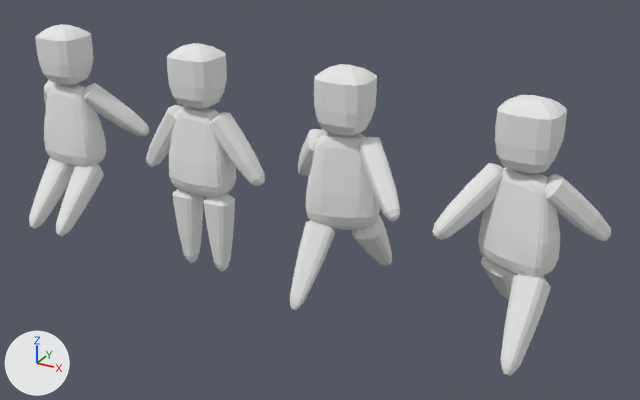
Before and after pictures for a commit that changed the Blender file ressources/42_run_character.blend.
The view is the same before and after, from a camera (50 mm lens) standing at (20.1, -26.8, 12.5) and looking at (5.1, 0.6, -1.2). Arrows for +X, +Y and +Z are at lower left; the lights stay in place. Objects named as collision shapes, trigger or cutter boxes, shadow casters or lower levels of detail are left out.

Objects in the first picture: 'Character_idle', 'Character_jumping', 'Character_running_1', 'Character_running_2'.
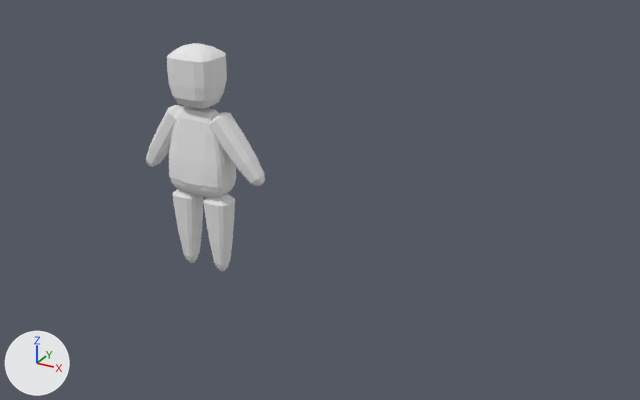
Edits to the bpy script that builds the scene:
```text
Change ob_character_running_1:
    add ob_character_running_1.hide_viewport = True
Change ob_character_running_2:
    add ob_character_running_2.hide_viewport = True
Change ob_character_jumping:
    add ob_character_jumping.hide_viewport = True
```

What differs and where, as boxes [x1, y1, x2, y2] in the pictures (640 x 400 px):
'Character_running_2', hidden: before [433, 95, 611, 376]
'Character_running_1', hidden: before [290, 64, 400, 310]
'Character_jumping', hidden: before [29, 24, 149, 236]
